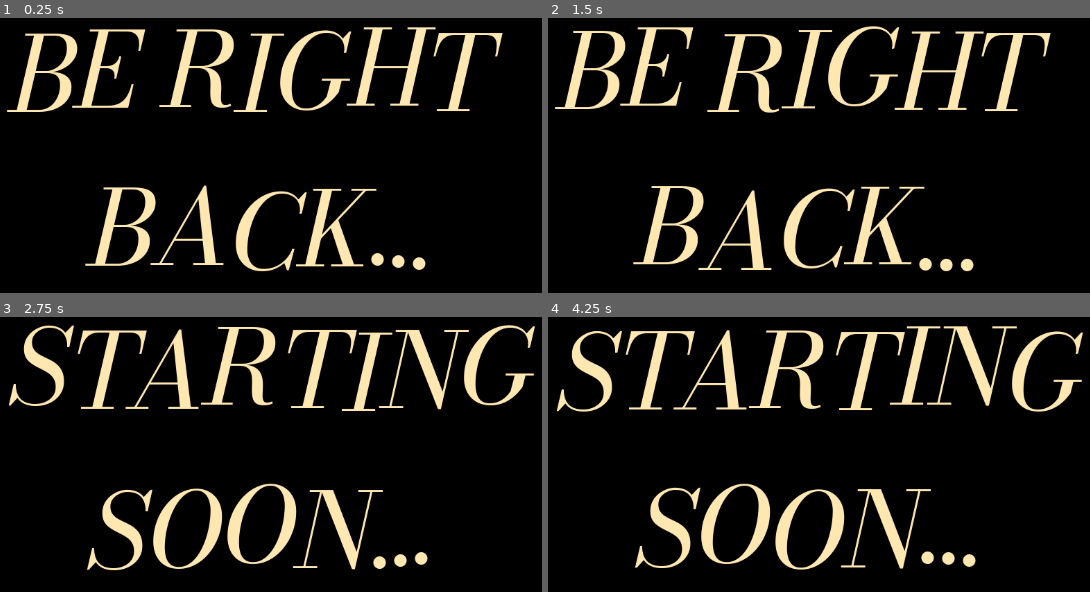
Above: before the commit, frames 1-4 (two rows, left to right).
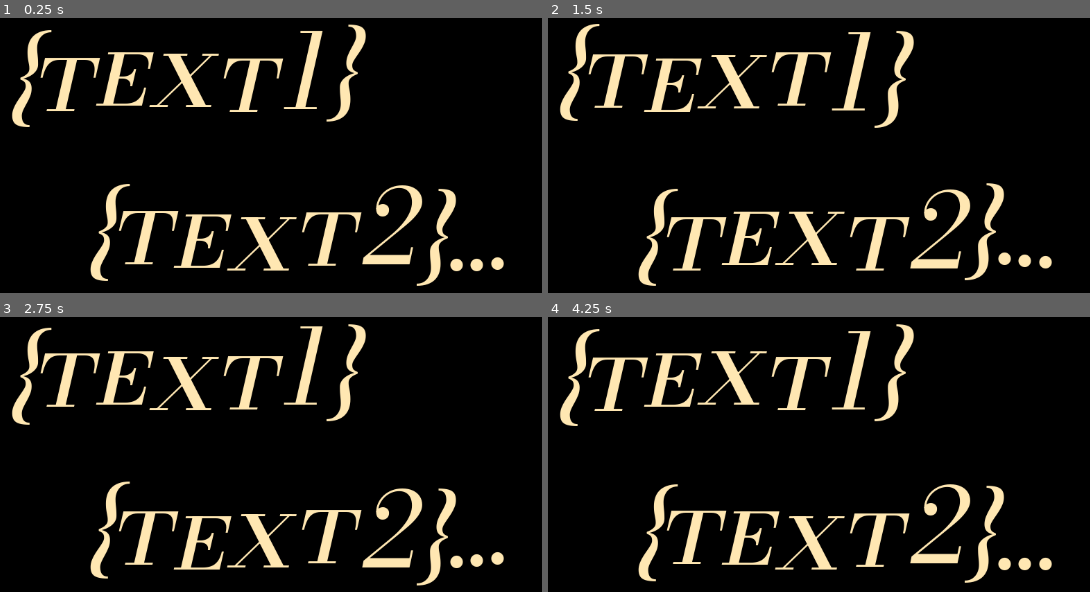
Above: after the commit, the same moments.

Repository: UnseenFaith/starting-soon
Game: Godot game, scene res://Stuff.tscn
The game is run twice, just before and just after one commit, with the same random seed, the same clock (stepped at 60 frames per second) and the same inputs.
Inputs:
- Up to frame 1 (0.25 s): no input
- Up to frame 2 (1.5 s): tap Tab (switch) at 0.6, 1.35 s
- Up to frame 3 (2.75 s): tap Tab (switch) at 2.1 s
- Up to frame 4 (4.25 s): tap Tab (switch) at 2.85, 3.6 s

The runs differ from the first frame. In frame 1, 17% of the frame differs, in the area x 1-93%, y 2-98%; in frame 2, 18%; in frame 3, 19%, in the area x 1-99%, y 2-98%; in frame 4, 19%.

Commit message:
add hashing to display custom text

Diff:
--- a/Input.gd
+++ b/Input.gd
@@ -1,7 +1,9 @@
 extends Control
-# Called every frame. 'delta' is the elapsed time since the previous frame.
-func _process(delta: float) -> void:
-	JavaScriptBridge.eval("alert(window.location.search)")
-	if Input.is_action_just_pressed("switch"):
-		$StartingSoon.visible = !$StartingSoon.visible
-		$BeRightBack.visible = !$BeRightBack.visible
+
+func _ready() -> void:
+	var web_hash = JavaScriptBridge.eval("window.location.hash")
+	if web_hash:
+		var replaced_text = web_hash.replace("#", "")
+		var text1 = replaced_text.split(";")[0]
+		var text2 = replaced_text.split(";")[1]
+		$TextLabel.text = $TextLabel.text.replace("{text1}", text1).replace("{text2}", text2)
--- a/Stuff.tscn
+++ b/Stuff.tscn
@@ -12,8 +12,7 @@
 grow_vertical = 2
 script = ExtResource("1_wyvax")
 
-[node name="StartingSoon" type="RichTextLabel" parent="."]
-visible = false
+[node name="TextLabel" type="RichTextLabel" parent="."]
 layout_mode = 1
 anchors_preset = 15
 anchor_right = 1.0
@@ -27,30 +26,9 @@
 theme_override_font_sizes/normal_font_size = 150
 theme_override_font_sizes/bold_font_size = 150
 bbcode_enabled = true
-text = "[wave amp=50.0 freq=3.0 connected=1] STARTING[/wave]
-[wave amp=50.0 freq=3.0 connected=1]    SOON...[/wave]
+text = "[wave amp=50.0 freq=3.0 connected=1] {text1}[/wave]
+[wave amp=50.0 freq=3.0 connected=1]    {text2}...[/wave]
 "
 scroll_active = false
 autowrap_mode = 0
 shortcut_keys_enabled = false
-
-[node name="BeRightBack" type="RichTextLabel" parent="."]
-layout_mode = 1
-anchors_preset = 15
-anchor_right = 1.0
-anchor_bottom = 1.0
-grow_horizontal = 2
-grow_vertical = 2
-theme_override_colors/default_color = Color(1, 0.905882, 0.698039, 1)
-theme_override_colors/font_shadow_color = Color(0, 0, 0, 1)
-theme_override_constants/shadow_outline_size = 10
-theme_override_fonts/normal_font = ExtResource("1_y0aqd")
-theme_override_font_sizes/normal_font_size = 150
-theme_override_font_sizes/bold_font_size = 150
-bbcode_enabled = true
-text = "[wave amp=50.0 freq=3.0 connected=1] BE RIGHT[/wave]
-[wave amp=50.0 freq=3.0 connected=1]    BACK...[/wave]
-"
-scroll_active = false
-autowrap_mode = 0
-shortcut_keys_enabled = false
Not shown, changed: export_presets.cfg
